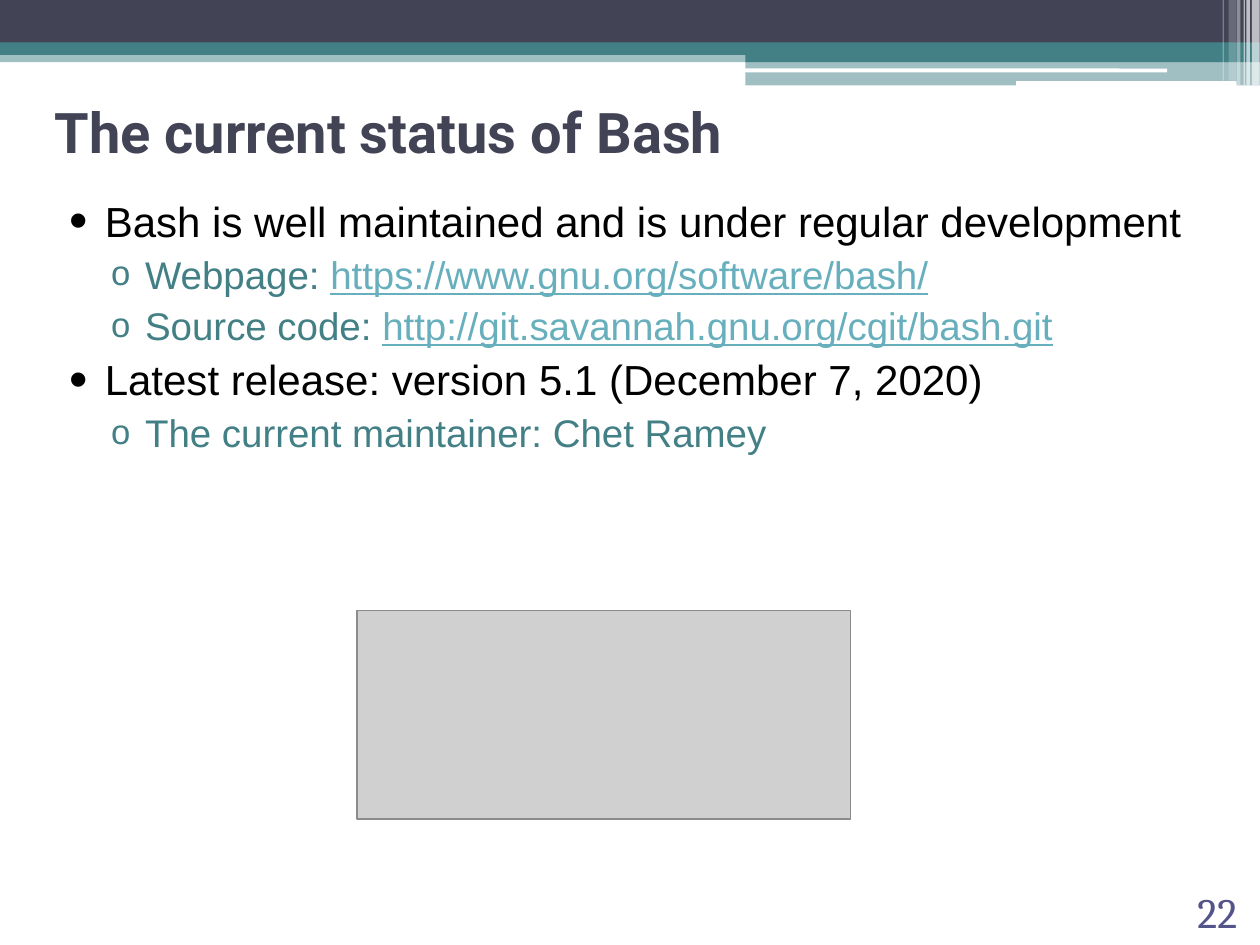
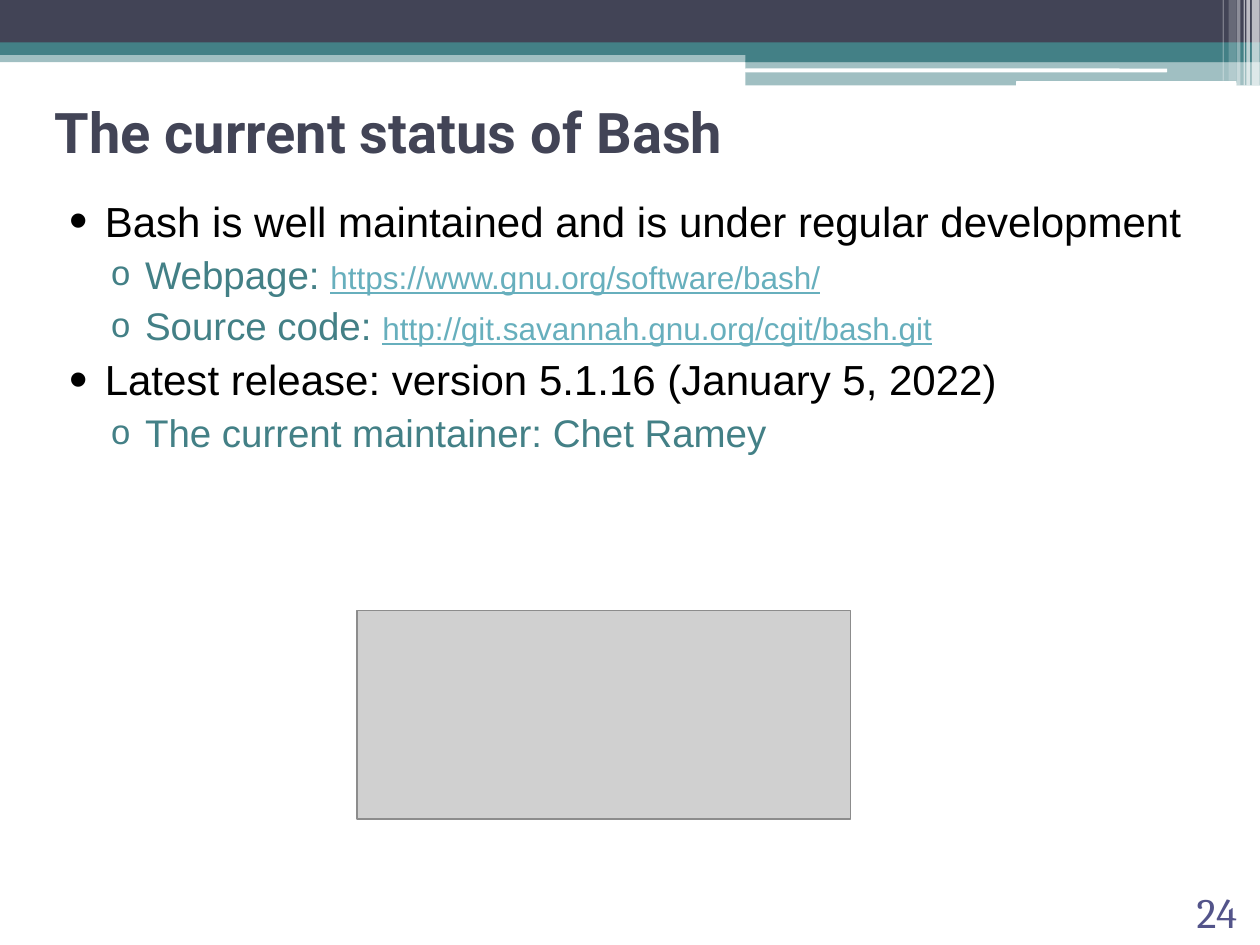
Before and after one commit to abilandz/PH8124, a slide deck: slide 24 of Lecture_1/ABilandzic_PH8124_SS2022.pptx (slide 22 before the commit). Drawn at 1260x945 pixels with LibreOffice and Linux fonts; fonts in the diff are those of the drawing; grey boxes stand for pictures; background and template pictures are left out. Boxes give left, top, right and bottom in pixels: in the first picture for what was removed or moved away, otherwise in the second. Text is boxed around its words. In the diff, an @@ line names an element or a change of style, - is before the commit and + after.

```diff
--- a/Lecture_1/ABilandzic_PH8124_SS2022.pptx
+++ b/Lecture_1/ABilandzic_PH8124_SS2022.pptx
@@ text at (x1=145, y1=261, x2=931, y2=346): size 22 to 18 pt in "https://www.gnu.org/software/bash/", "http://git.savannah.gnu.org/cgit/bash.git" @@
@@ text at (x1=105, y1=364, x2=996, y2=404): text changed @@
-• Latest release: version 5.1 (December 7, 2020)
+• Latest release: version 5.1.16 (January 5, 2022)
@@ page number at (x1=1197, y1=899, x2=1237, y2=928): text changed @@
-22
+24
```
Also in this commit, not shown: 8 other slides changed, 3 slides added, 1 other file.
